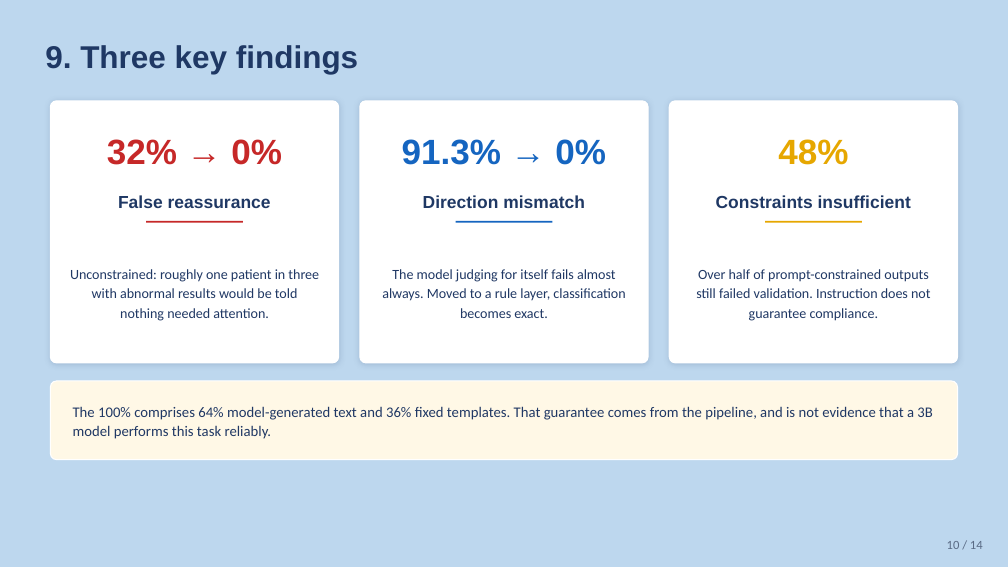
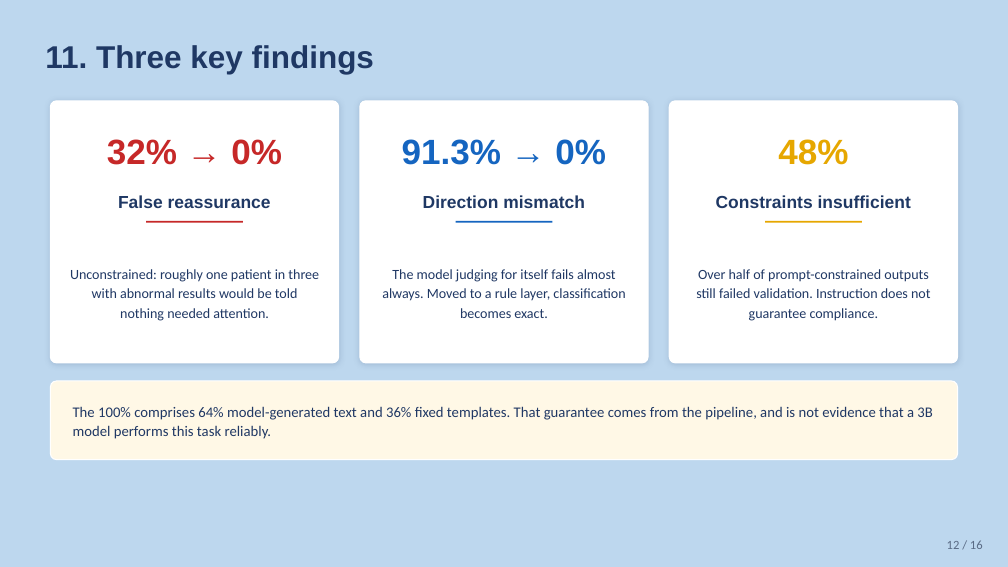
Before and after one commit to quangdai1321/Health-Info, a slide deck: slide 12 of docs_slide/HEALTHINFO-IV_TruongQuangDai_Slide_EN.pptx (slide 10 before the commit). Drawn at 1008x567 pixels with LibreOffice and Linux fonts; fonts in the diff are those of the drawing. Boxes give left, top, right and bottom in pixels: in the first picture for what was removed or moved away, otherwise in the second. Text is boxed around its words. In the diff, an @@ line names an element or a change of style, - is before the commit and + after.

```diff
--- a/docs_slide/HEALTHINFO-IV_TruongQuangDai_Slide_EN.pptx
+++ b/docs_slide/HEALTHINFO-IV_TruongQuangDai_Slide_EN.pptx
@@ text at [45,45,374,74]: text changed @@
-9. Three key findings
+11. Three key findings
@@ text at [947,540,983,549]: text changed @@
-10 / 14
+12 / 16
```
Also in this commit, not shown: 11 other slides changed, 2 slides added, 43 other files.
